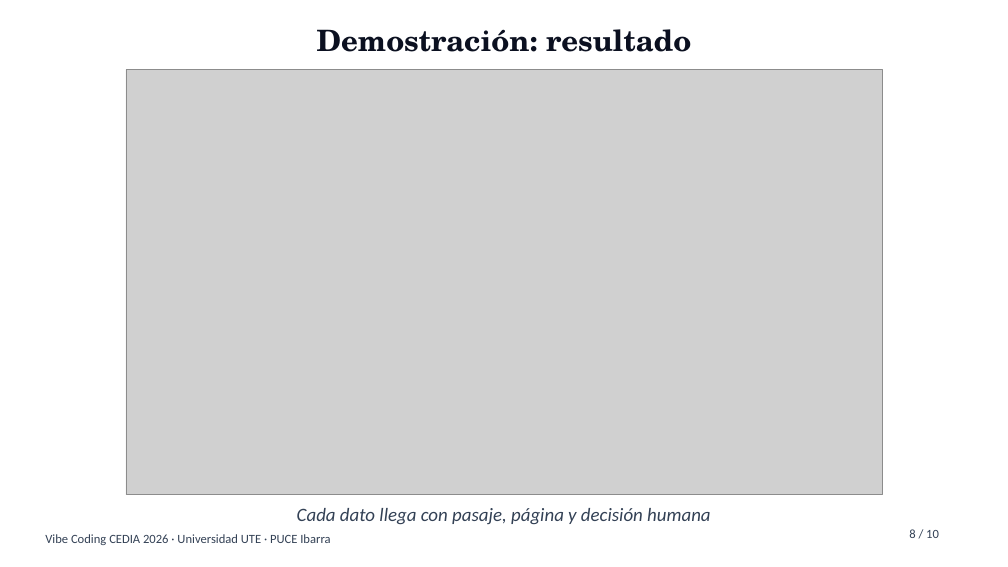
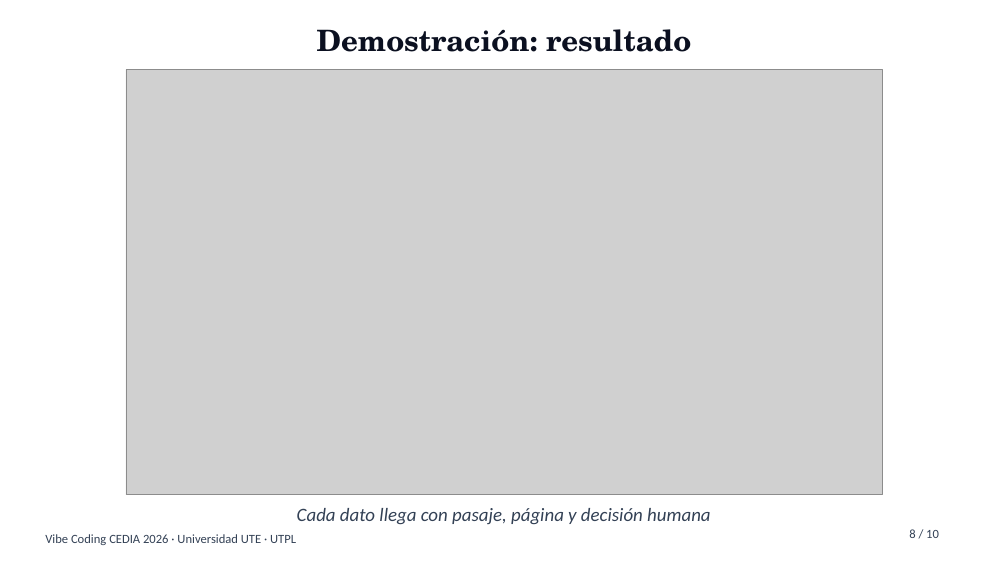
Before and after one commit to DARWINPG85/vibe-coding-proyecto-final, a slide deck: slide 8 of VC-2026-035-014_ProyectoFinal_ES.pptx. Drawn at 1008x567 pixels with LibreOffice and Linux fonts; fonts in the diff are those of the drawing; grey boxes stand for pictures. Boxes give left, top, right and bottom in pixels: in the first picture for what was removed or moved away, otherwise in the second. Text is boxed around its words. In the diff, an @@ line names an element or a change of style, - is before the commit and + after.

```diff
--- a/VC-2026-035-014_ProyectoFinal_ES.pptx
+++ b/VC-2026-035-014_ProyectoFinal_ES.pptx
@@ text at (45, 534, 296, 545): text changed @@
-Vibe Coding CEDIA 2026 · Universidad UTE · PUCE Ibarra
+Vibe Coding CEDIA 2026 · Universidad UTE · UTPL
```
Also in this commit, not shown: 9 other slides changed, 6 other files.
